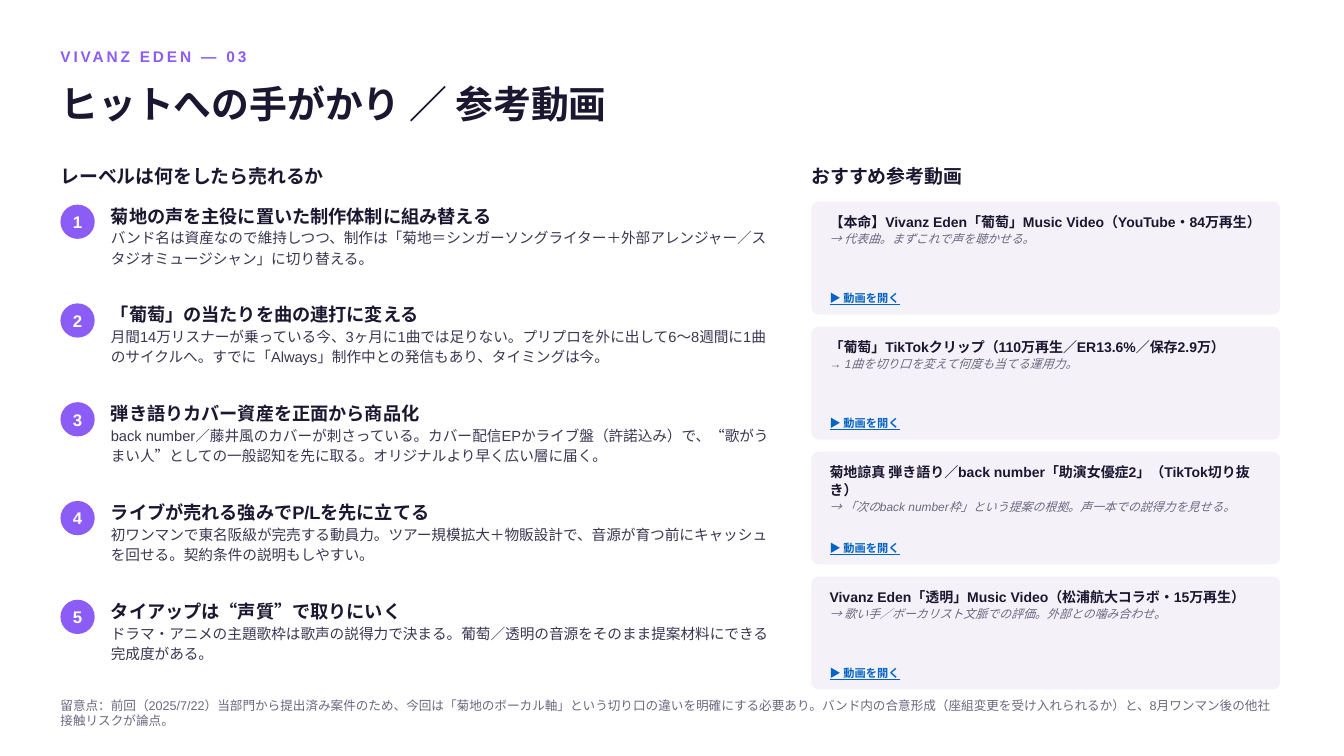
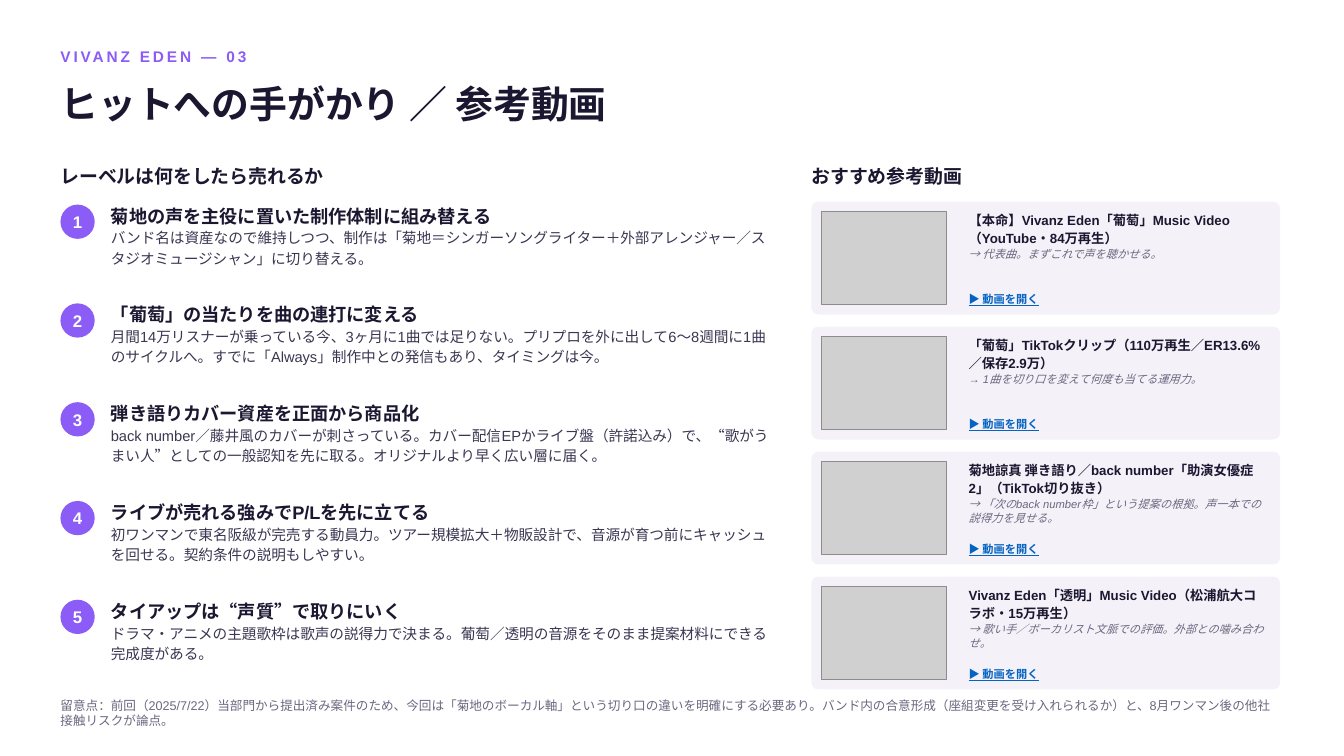
Before and after one commit to eiken0216/claude, a slide deck: slide 6 of presentations/2026-07-27-new-artist/新人プレゼン資料_2026-07-27.pptx (slide 18 before the commit). Drawn at 1344x756 pixels with LibreOffice and Linux fonts; fonts in the diff are those of the drawing; grey boxes stand for pictures. Boxes give left, top, right and bottom in pixels: in the first picture for what was removed or moved away, otherwise in the second. Text is boxed around its words. In the diff, an @@ line names an element or a change of style, - is before the commit and + after.

```diff
--- a/presentations/2026-07-27-new-artist/新人プレゼン資料_2026-07-27.pptx
+++ b/presentations/2026-07-27-new-artist/新人プレゼン資料_2026-07-27.pptx
@@ picture added at box(822, 212, 947, 304) @@
@@ text "【本命】Vivanz Eden「葡萄」Music Video（YouTube・84万再生）": place and size @@
-text "【本命】Vivanz Eden「葡萄」Music Video（YouTube・84万再生）" at box(830, 215, 1261, 244)
+text "【本命】Vivanz Eden「葡萄」Music Video（YouTube・84万再生）" at box(969, 213, 1230, 259)
@@ text "【本命】Vivanz Eden「葡萄」Music Video（YouTube・84万再生）" at box(969, 213, 1230, 259): size 10 to 9.5 pt in "【本命】Vivanz Eden「葡萄」Music Video（YouTube・84万再生）"; size 8.5 to 8 pt in "→ 代表曲。まずこれで声を聴かせる。" @@
@@ text "▶ 動画を開く": place and size @@
-text "▶ 動画を開く" at box(843, 291, 899, 306)
+text "▶ 動画を開く" at box(982, 292, 1038, 307)
@@ picture added at box(822, 337, 947, 430) @@
@@ text "「葡萄」TikTokクリップ（110万再生／ER13.6%／保存2.9万）": place and size @@
-text "「葡萄」TikTokクリップ（110万再生／ER13.6%／保存2.9万）" at box(830, 340, 1225, 369)
+text "「葡萄」TikTokクリップ（110万再生／ER13.6%／保存2.9万）" at box(969, 338, 1261, 384)
@@ text "「葡萄」TikTokクリップ（110万再生／ER13.6%／保存2.9万）" at box(969, 338, 1261, 384): size 10 to 9.5 pt in "「葡萄」TikTokクリップ（110万再生／ER13.6%／保存2.9万）"; size 8.5 to 8 pt in "→ 1曲を切り口を変えて何度も当てる運用力。" @@
@@ text "▶ 動画を開く": place and size @@
-text "▶ 動画を開く" at box(843, 416, 899, 431)
+text "▶ 動画を開く" at box(982, 417, 1038, 432)
@@ picture added at box(822, 462, 947, 555) @@
@@ text "菊地諒真 弾き語り／back number「助演女優症2」（TikTok切り抜き）": place and size @@
-text "菊地諒真 弾き語り／back number「助演女優症2」（TikTok切り抜き）" at box(830, 463, 1250, 512)
+text "菊地諒真 弾き語り／back number「助演女優症2」（TikTok切り抜き）" at box(969, 464, 1261, 523)
@@ text "菊地諒真 弾き語り／back number「助演女優症2」（TikTok切り抜き）" at box(969, 464, 1261, 523): size 10 to 9.5 pt in "菊地諒真 弾き語り／back number「助演女優症2」（TikTok切り抜き）"; size 8.5 to 8 pt in "→ 「次のback number枠」という提案の根拠。声一本での説得力を見せる。" @@
@@ text "▶ 動画を開く": place and size @@
-text "▶ 動画を開く" at box(843, 666, 899, 681)
+text "▶ 動画を開く" at box(982, 542, 1038, 557)
@@ picture added at box(822, 587, 947, 680) @@
@@ text "Vivanz Eden「透明」Music Video（松浦航大コラボ・15万再生）": place and size @@
-text "Vivanz Eden「透明」Music Video（松浦航大コラボ・15万再生）" at box(830, 591, 1246, 619)
+text "Vivanz Eden「透明」Music Video（松浦航大コラボ・15万再生）" at box(969, 589, 1263, 648)
@@ text "Vivanz Eden「透明」Music Video（松浦航大コラボ・15万再生）" at box(969, 589, 1263, 648): size 10 to 9.5 pt in "Vivanz Eden「透明」Music Video（松浦航大コラボ・15万再生）"; size 8.5 to 8 pt in "→ 歌い手／ボーカリスト文脈での評価。外部との噛み合わせ。" @@
@@ text "▶ 動画を開く": place and size @@
-text "▶ 動画を開く" at box(843, 541, 899, 556)
+text "▶ 動画を開く" at box(982, 667, 1038, 682)
```
Also in this commit, not shown: 8 other slides changed, 4 slides removed, 29 other files.
